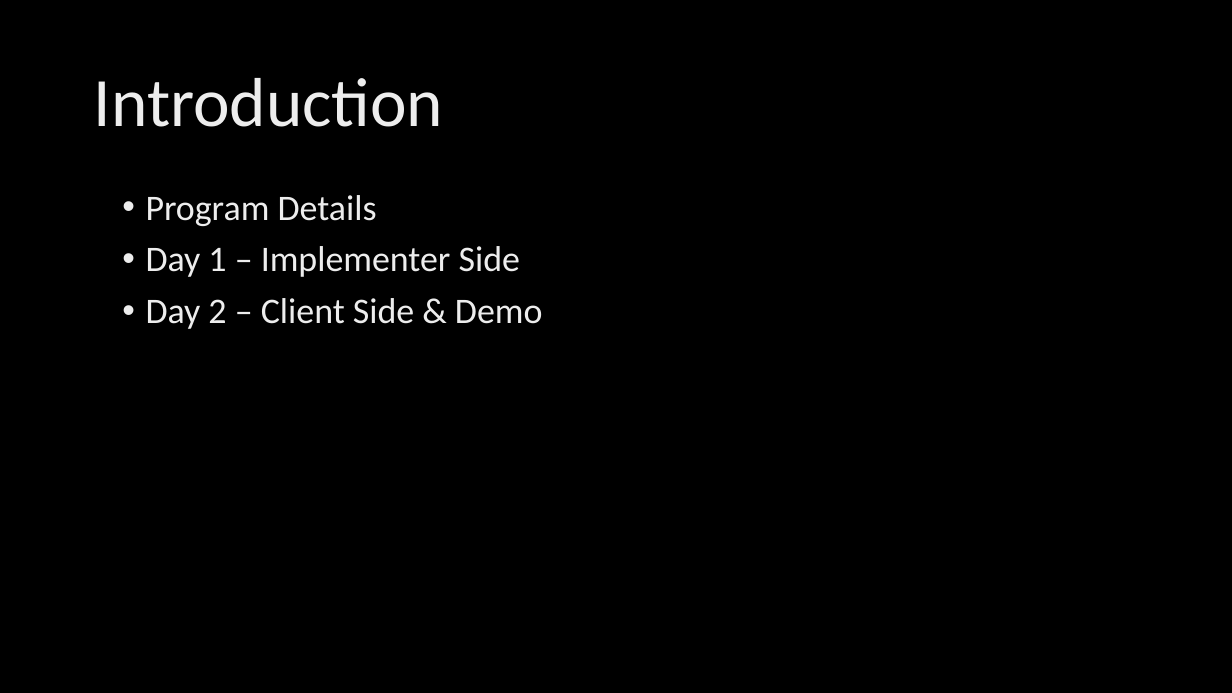
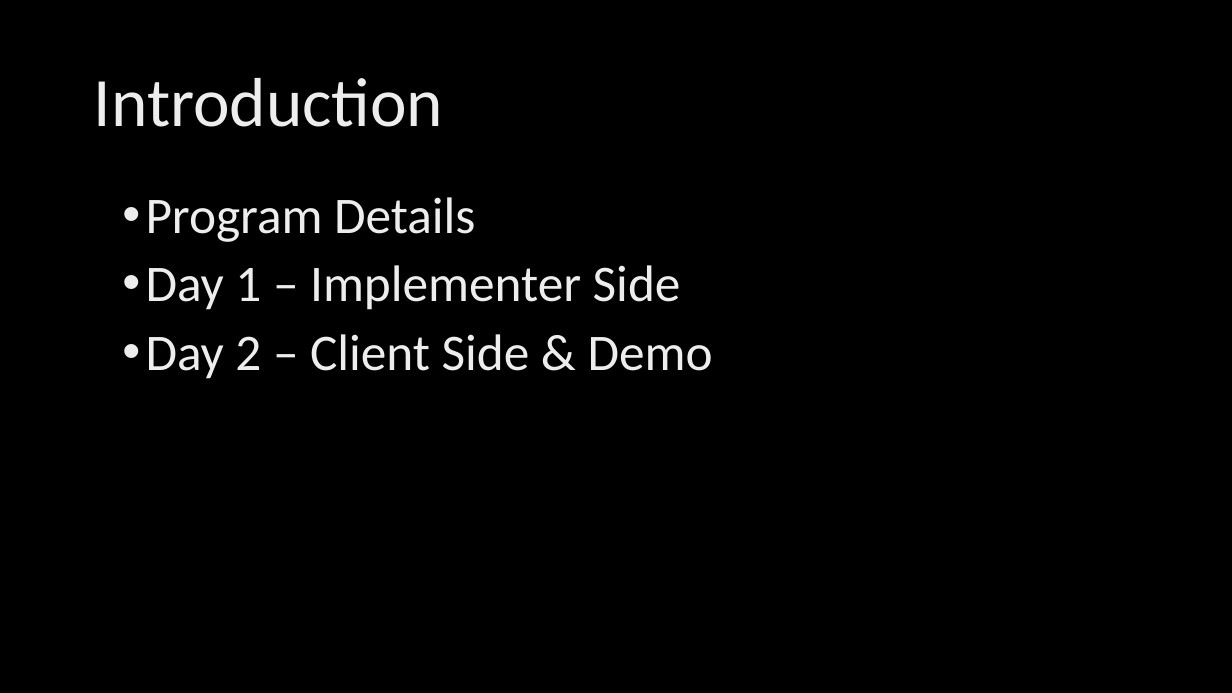
Before and after one commit to kylambouldin/CSE3901-FinalProject, a slide deck: slide 2 of Presentation.pptx. Drawn at 1232x693 pixels with LibreOffice and Linux fonts; fonts in the diff are those of the drawing; background and template pictures are left out. Boxes give left, top, right and bottom in pixels: in the first picture for what was removed or moved away, otherwise in the second. Text is boxed around its words. In the diff, an @@ line names an element or a change of style, - is before the commit and + after.

```diff
--- a/Presentation.pptx
+++ b/Presentation.pptx
@@ text "Program Details" at (x1=146, y1=197, x2=713, y2=379): size 28 to 40 pt @@
```
Also in this commit, not shown: 2 other slides changed, 1 slide added, 1 slide removed.
